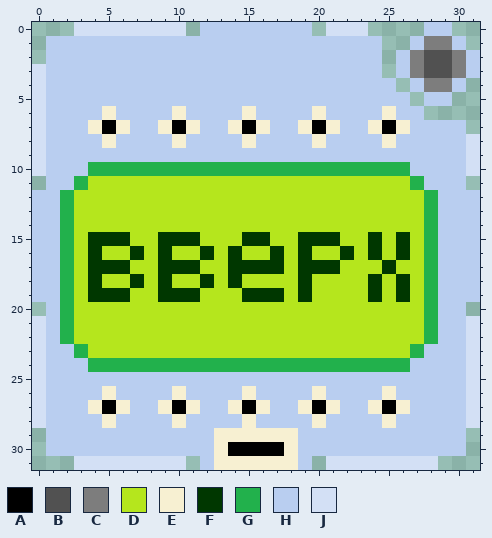
Two versions of one pixel-art sprite, Extra Icons/Translated/Password RU.png. The picture above is the old version.
The file is 32x32 pixels.
Palette (. is transparent): A #000000  B #515151  C #7d7d7d  D #b5e61d  E #f7f0d2  F #003700  G #22b14c  H #b9cef0  J #d3e0f5
After:
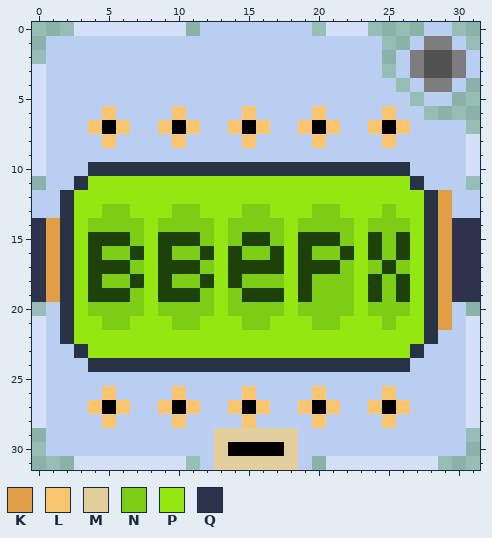
Colours new in this view: K #e19e44  L #fac571  M #e2cf9d  N #7dcc15  P #94e710  Q #2d334a
What changed:
colour F: #003700 -> #1e410a
colour G: #22b14c -> #273345
y 6: x 5 E -> L; x 10 E -> L; x 15 E -> L; x 20 E -> L; x 25 E -> L
y 7: x 4 E -> L; x 6 E -> L; x 9 E -> L; x 11 E -> L; x 14 E -> L; x 16 E -> L; x 19 E -> L; x 21 E -> L; x 24 E -> L; x 26 E -> L
y 8: x 5 E -> L; x 10 E -> L; x 15 E -> L; x 20 E -> L; x 25 E -> L
y 11: x 4..26 DDDDDDDDDDDDDDDDDDDDDDD -> PPPPPPPPPPPPPPPPPPPPPPP
y 12: x 3..27 DDDDDDDDDDDDDDDDDDDDDDDDD -> PPPPPPPPPPPPPPPPPPPPPPPPP; x 29 H -> K
y 13: x 3..27 DDDDDDDDDDDDDDDDDDDDDDDDD -> PPNNPPPNNPPPNNPPPNNPPPNPP; x 29 H -> K
y 14: x 0..1 HH -> QK; x 3..27 DDDDDDDDDDDDDDDDDDDDDDDDD -> PNNNNPNNNNPNNNNPNNNNPNNNP; x 29..31 HHH -> KQQ
y 15: x 0..1 HH -> QK; x 3 D -> P; x 7..8 DD -> NP; x 12..14 DDD -> NPN; x 17..18 DD -> NP; x 22..23 DD -> NP; x 25 D -> N; x 27 D -> P; x 29..31 HHH -> KQQ
y 16: x 0..1 HH -> QK; x 3 D -> P; x 5..6 DD -> NN; x 8 D -> P; x 10..11 DD -> NN; x 13 D -> P; x 15..16 DD -> NN; x 18 D -> P; x 20..21 DD -> NN; x 23 D -> P; x 25 D -> N; x 27 D -> P; x 29..31 HHH -> KQQ
y 17: x 0..1 HH -> QK; x 3 D -> P; x 7..8 DD -> NP; x 12..13 DD -> NP; x 18 D -> P; x 22..24 DDD -> NPN; x 26..27 DD -> NP; x 29..31 HHH -> KQQ
y 18: x 0..1 HH -> QK; x 3 D -> P; x 5..6 DD -> NN; x 8 D -> P; x 10..11 DD -> NN; x 13 D -> P; x 15..18 DDDD -> NNNP; x 20..23 DDDD -> NNNP; x 25 D -> N; x 27 D -> P; x 29..31 HHH -> KQQ
y 19: x 0..1 HH -> QK; x 3 D -> P; x 7..8 DD -> NP; x 12..14 DDD -> NPN; x 18 D -> P; x 20..23 DDDD -> NNNP; x 25 D -> N; x 27 D -> P; x 29..31 HHH -> KQQ
y 20: x 3..27 DDDDDDDDDDDDDDDDDDDDDDDDD -> PNNNNPNNNNPNNNNPNNNNPNNNP; x 29 H -> K
y 21: x 3..27 DDDDDDDDDDDDDDDDDDDDDDDDD -> PPNNPPPNNPPPNNPPPNNPPPNPP; x 29 H -> K
y 22: x 3..27 DDDDDDDDDDDDDDDDDDDDDDDDD -> PPPPPPPPPPPPPPPPPPPPPPPPP
y 23: x 4..26 DDDDDDDDDDDDDDDDDDDDDDD -> PPPPPPPPPPPPPPPPPPPPPPP
y 26: x 5 E -> L; x 10 E -> L; x 15 E -> L; x 20 E -> L; x 25 E -> L
y 27: x 4 E -> L; x 6 E -> L; x 9 E -> L; x 11 E -> L; x 14 E -> L; x 16 E -> L; x 19 E -> L; x 21 E -> L; x 24 E -> L; x 26 E -> L
y 28: x 5 E -> L; x 10 E -> L; x 15 E -> L; x 20 E -> L; x 25 E -> L
y 29: x 13..18 EEEEEE -> MMMMMM
y 30: x 13 E -> M; x 18 E -> M
y 31: x 13..18 EEEEEE -> MMMMMM
Where, in picture pixels (left, top, right, bottom), the same in both pictures:
changed: (32, 106, 480, 470)
